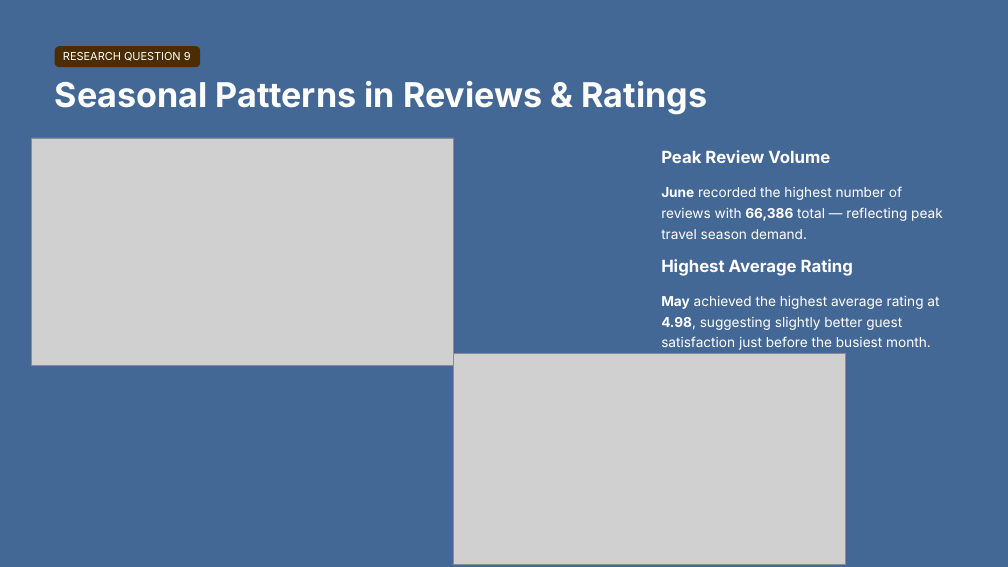
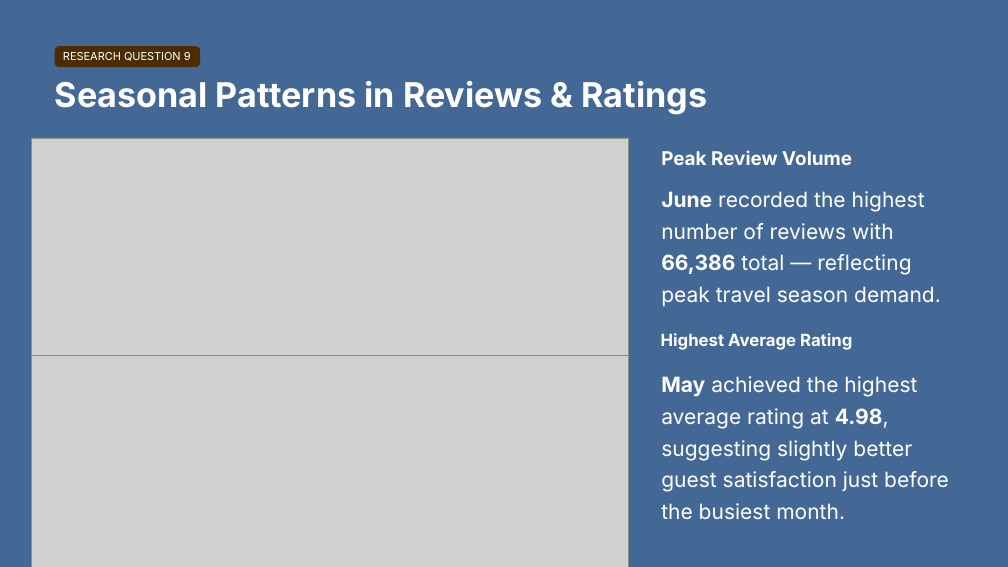
Before and after one commit to jannoelvero/first_project, a slide deck: slide 16 of slides/project_presentation.pptx. Drawn at 1008x567 pixels with LibreOffice and Linux fonts; fonts in the diff are those of the drawing; grey boxes stand for pictures; background and template pictures are left out. Boxes give left, top, right and bottom in pixels: in the first picture for what was removed or moved away, otherwise in the second. Text is boxed around its words. In the diff, an @@ line names an element or a change of style, - is before the commit and + after.

```diff
--- a/slides/project_presentation.pptx
+++ b/slides/project_presentation.pptx
@@ picture: place and size @@
-picture at [32,138,453,364]
+picture at [32,138,629,364]
@@ text "Peak Review Volume" at [661,150,852,165]: size 16 to 18 pt @@
@@ text "June recorded the highest number ..." at [661,191,941,307]: size 13 to 20 pt @@
@@ text "Highest Average Rating": place and size @@
-text "Highest Average Rating" at [661,259,853,276]
+text "Highest Average Rating" at [661,333,852,350]
@@ picture: place and size @@
-picture at [453,353,846,565]
+picture at [32,355,629,567]
@@ text "May achieved the highest average ..." at [661,376,949,520]: size 13 to 20 pt @@
@@ text "May achieved the highest average ...": place and size @@
-text "May achieved the highest average ..." at [661,296,939,350]
+text "May achieved the highest average ..." at [661,376,949,520]
```
Also in this commit, not shown: 13 other slides changed, 1 slide added.
